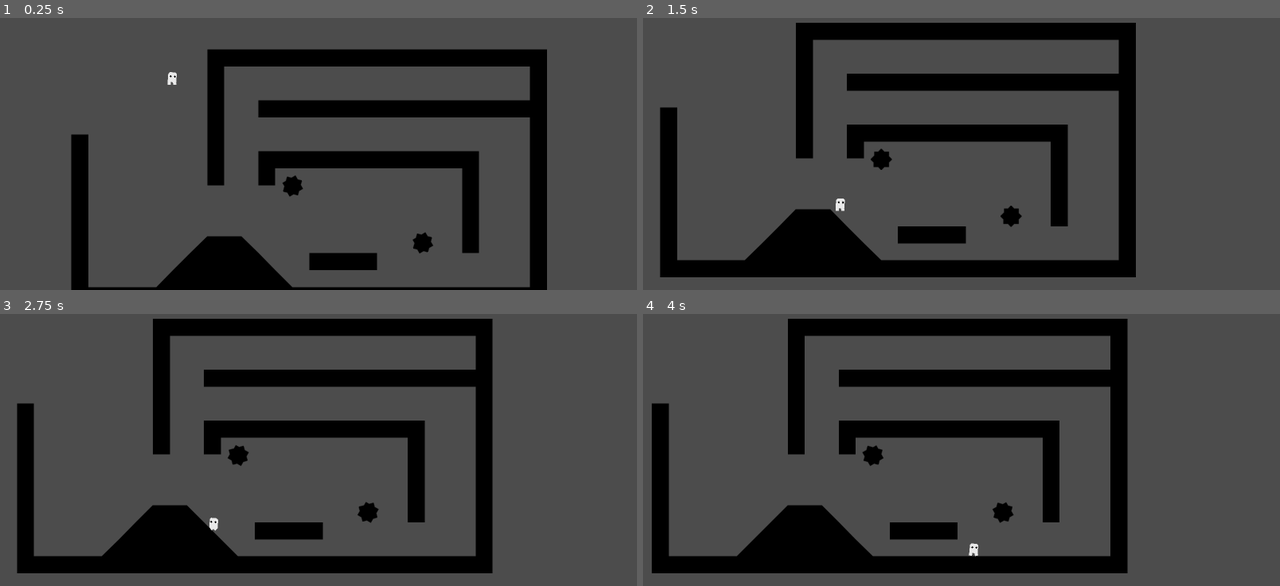
Above: before the commit, frames 1-4 (two rows, left to right).
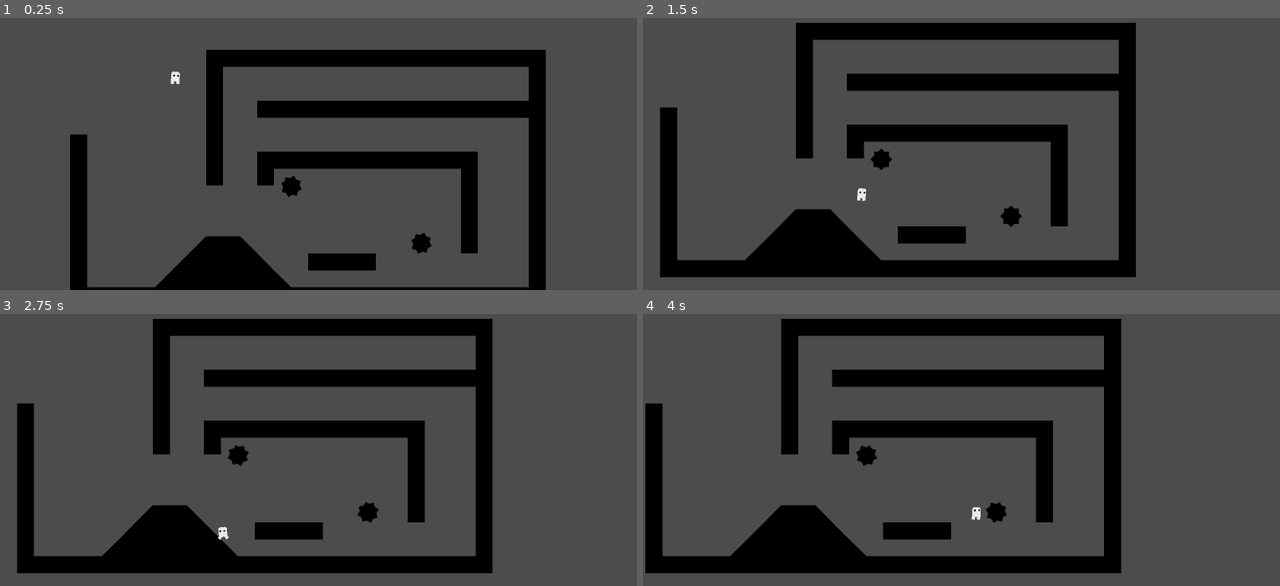
Above: after the commit, the same moments.

Repository: Maigal/gorace
Game: Godot game, scene res://Levels/level_0.tscn
Two runs of this game, one before a commit and one after it. Both use one fixed random seed, a clock stepped at 60 frames per second and the inputs below. This scene is started directly instead of the project's main scene.
Inputs:
- Up to frame 1 (0.25 s): no input
- Up to frame 2 (1.5 s): hold Right (move_right) from 0.53 s (still down); tap Space (jump) at 0.77 s
- Up to frame 3 (2.75 s): tap Space (jump) at 1.52 s; release Right (move_right) at 2.03 s; hold Left (move_left) from 2.03 s (still down)
- Up to frame 4 (4 s): release Left (move_left) at 2.78 s; hold Right (move_right) from 2.78 s (still down); tap Space (jump) at 3.02, 3.77 s

The runs differ from the first frame. In frame 1, 2.2% of the frame differs, in the area x 11-86%, y 11-100%; in frame 2, 0.1%; in frame 3, 0.1%; in frame 4, 6.0%, in the area x 0-77%, y 1-96%.

Commit message:
player see each other die

Diff:
--- a/client/Global.gd
+++ b/client/Global.gd
@@ -84,6 +84,8 @@
 			get_tree().call_group("room", "update_other_players_positions", parsedData["players"])
 		"disconnect_player":
 			get_tree().call_group("room", "disconnect_player", parsedData["playerId"])
+		"player_death":
+			get_tree().call_group("room", "player_death", parsedData["player"], parsedData["deathData"])
 
 
 func _process(delta):
@@ -135,3 +137,14 @@
 	var message = playerData
 	message.type = "update_position"
 	_client.get_peer(1).put_packet(JSON.print(message).to_utf8())
+
+func on_player_death(dirX, dirY, distX, distY, force):
+	var message = {
+		type = "player_death",
+		dirX = dirX,
+		dirY = dirY,
+		distX = distX,
+		distY = distY,
+		force = force
+	}
+	_client.get_peer(1).put_packet(JSON.print(message).to_utf8())
--- a/client/Levels/Room.gd
+++ b/client/Levels/Room.gd
@@ -36,5 +36,10 @@
 			oPlayerInstance.scale.x = oPlayerData.dir
 			oPlayerInstance.playAnimation(oPlayerData.animation)
 
+func player_death(playerData, deathData):
+		var oPlayerInstance = get_node("OtherPlayers/OtherPlayer" + str(playerData.id))
+		if oPlayerInstance:
+			oPlayerInstance.explode(deathData.dirX, deathData.dirY, deathData.distX, deathData.distY, deathData.force)
+
 func disconnect_player(player_id):
 	get_node("OtherPlayers/OtherPlayer" + str(player_id)).queue_free()
--- a/client/Levels/level_0.tscn
+++ b/client/Levels/level_0.tscn
@@ -94,7 +94,7 @@
 tile_data = PoolIntArray( 196617, 1610612736, 0, 196618, 1610612736, 0, 196619, 1610612736, 0, 196620, 1610612736, 0, 1 …(2622 unchanged characters)…
 
 [node name="Player" parent="." instance=ExtResource( 1 )]
-position = Vector2( 333, 170 )
+position = Vector2( 345.657, 167.172 )
 
 [node name="OtherPlayers" type="Node" parent="."]
 
--- a/client/Player.gd
+++ b/client/Player.gd
@@ -165,6 +165,7 @@
 	print('dir', dirX, dirY)
 	print('distx ', distX, ' disty ', distY)
 	$DeathController.explode(Vector2(dirX, dirY), Vector2(distX, distY), force)
+	get_tree().call_group("global", "on_player_death", dirX, dirY, distX, distY, force)
 	die()
 
 func die():
--- a/client/Player.tscn
+++ b/client/Player.tscn
@@ -566,7 +566,7 @@
 
 [node name="DeathController" parent="." instance=ExtResource( 5 )]
 
-[node name="Camera2D" type="Camera2D" parent="."]
+[node name="PlayerCamera" type="Camera2D" parent="."]
 current = true
 limit_left = 0
 limit_top = 0
--- a/client/PlayerOther.gd
+++ b/client/PlayerOther.gd
@@ -2,6 +2,7 @@
 
 var instanceId
 var nickname
+var isDead = false
 
 onready var anim_player = $AnimationPlayer
 
@@ -9,3 +10,19 @@
 	if anim_player.is_playing() and anim_player.current_animation == anim:
 		return
 	anim_player.play(anim)
+
+func explode(dirX, dirY, distX, distY, force):
+	$DeathController.explode(Vector2(dirX, dirY), Vector2(distX, distY), force)
+	die()
+
+func die():
+	isDead = true
+	scale.x = 0
+	scale.y = 0
+	yield(get_tree().create_timer(4.5), "timeout")
+	revive()
+
+func revive():
+	isDead = false
+	scale.x = 1
+	scale.y = 1
--- a/client/PlayerOther.tscn
+++ b/client/PlayerOther.tscn
@@ -1,9 +1,10 @@
-[gd_scene load_steps=10 format=2]
+[gd_scene load_steps=11 format=2]
 
 [ext_resource path="res://PlayerOther.gd" type="Script" id=1]
 [ext_resource path="res://Sprites/Player/leg.png" type="Texture" id=2]
 [ext_resource path="res://Sprites/Player/body.png" type="Texture" id=3]
 [ext_resource path="res://Sprites/Player/eyes.png" type="Texture" id=4]
+[ext_resource path="res://Death/DeathController.tscn" type="PackedScene" id=5]
 
 [sub_resource type="Animation" id=1]
 resource_name = "fall"
@@ -535,3 +536,5 @@
 anims/jump = SubResource( 3 )
 anims/run = SubResource( 4 )
 anims/wallslide = SubResource( 5 )
+
+[node name="DeathController" parent="." instance=ExtResource( 5 )]
Not shown, changed: index.js
Not shown, changed: server/Events/Room.js
